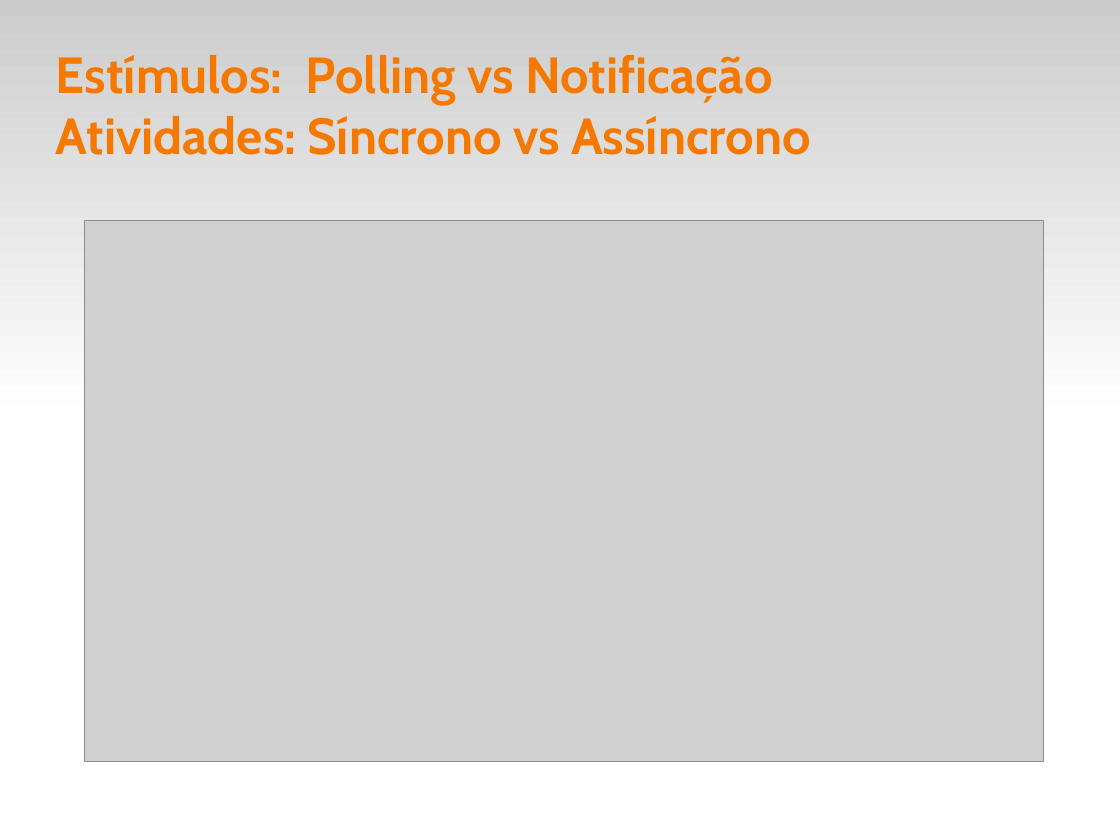
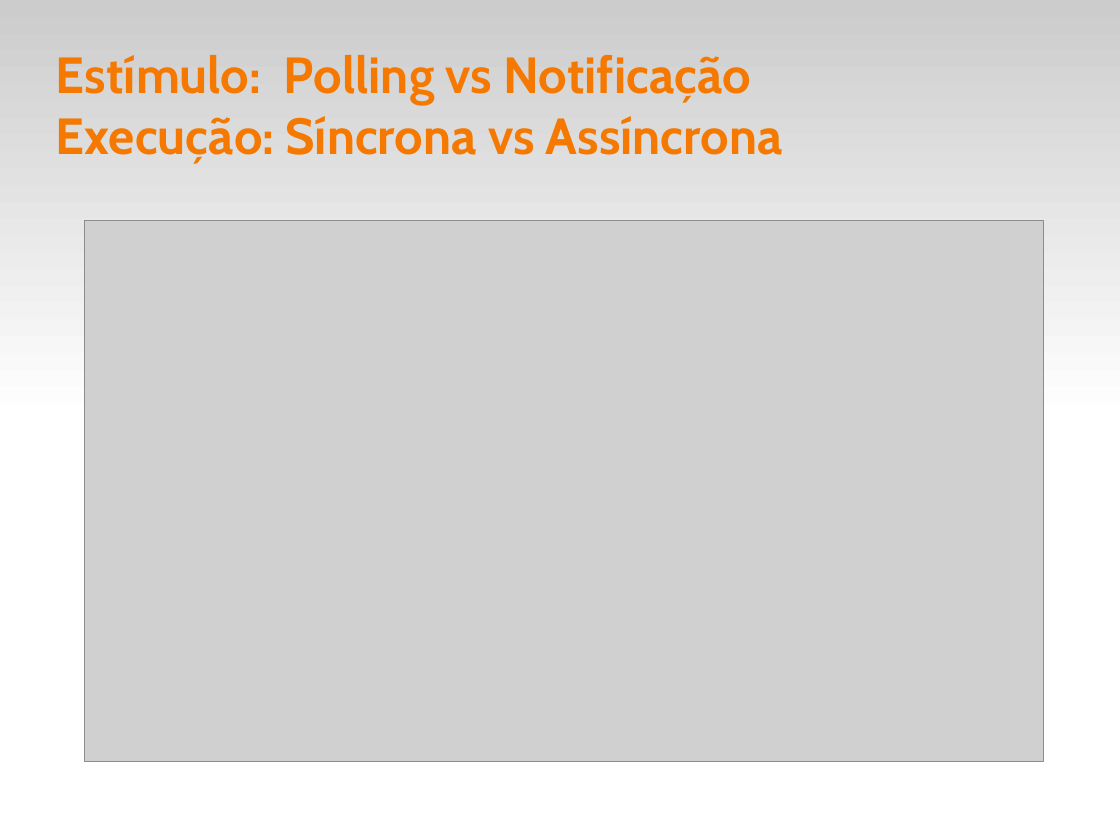
Before and after one commit to fsantanna-uerj/reativos, a slide deck: slide 48 of slides/03_modelos.odp. Drawn at 1120x840 pixels with LibreOffice and Linux fonts; fonts in the diff are those of the drawing; grey boxes stand for pictures. Boxes give left, top, right and bottom in pixels: in the first picture for what was removed or moved away, otherwise in the second. Text is boxed around its words. In the diff, an @@ line names an element or a change of style, - is before the commit and + after.

```diff
--- a/slides/03_modelos.odp
+++ b/slides/03_modelos.odp
@@ title at (56,55,782,164): text changed @@
-Estímulos: Polling vs Notificação
-Atividades: Síncrono vs Assíncrono
+Estímulo: Polling vs Notificação
+Execução: Síncrona vs Assíncrona
```
Also in this commit, not shown: 1 other slide changed, 11 other files.
